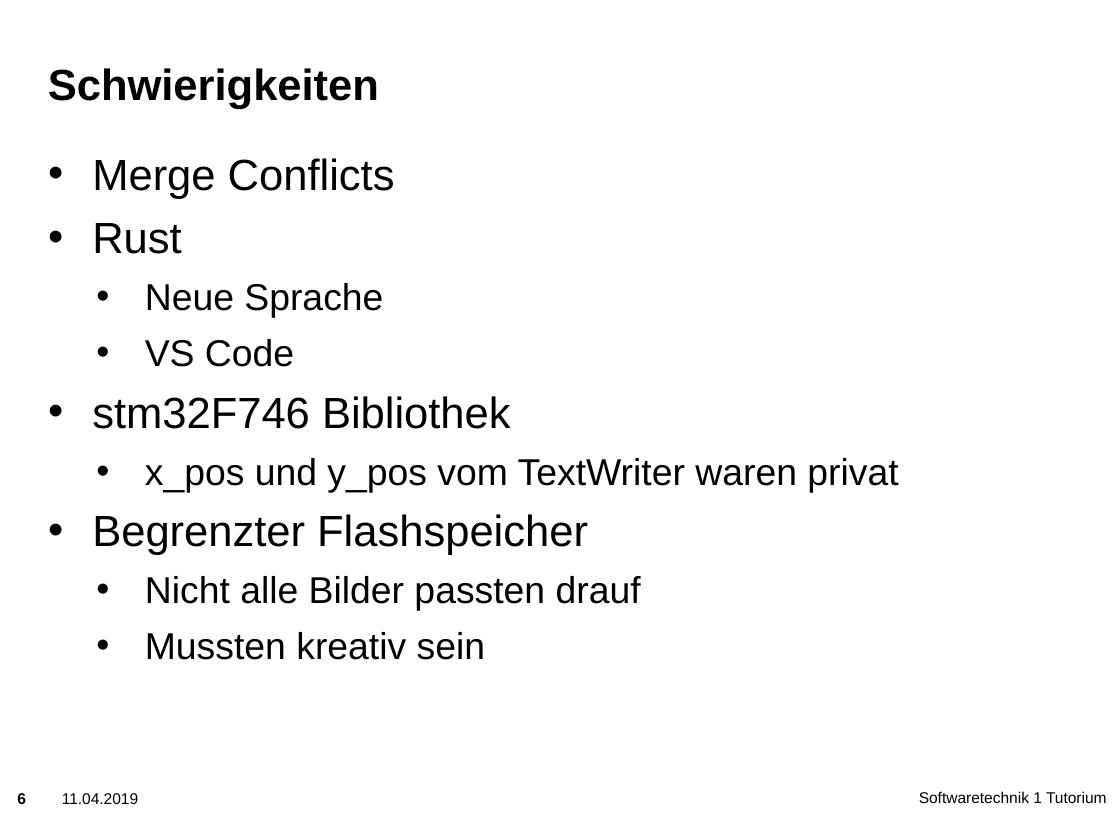
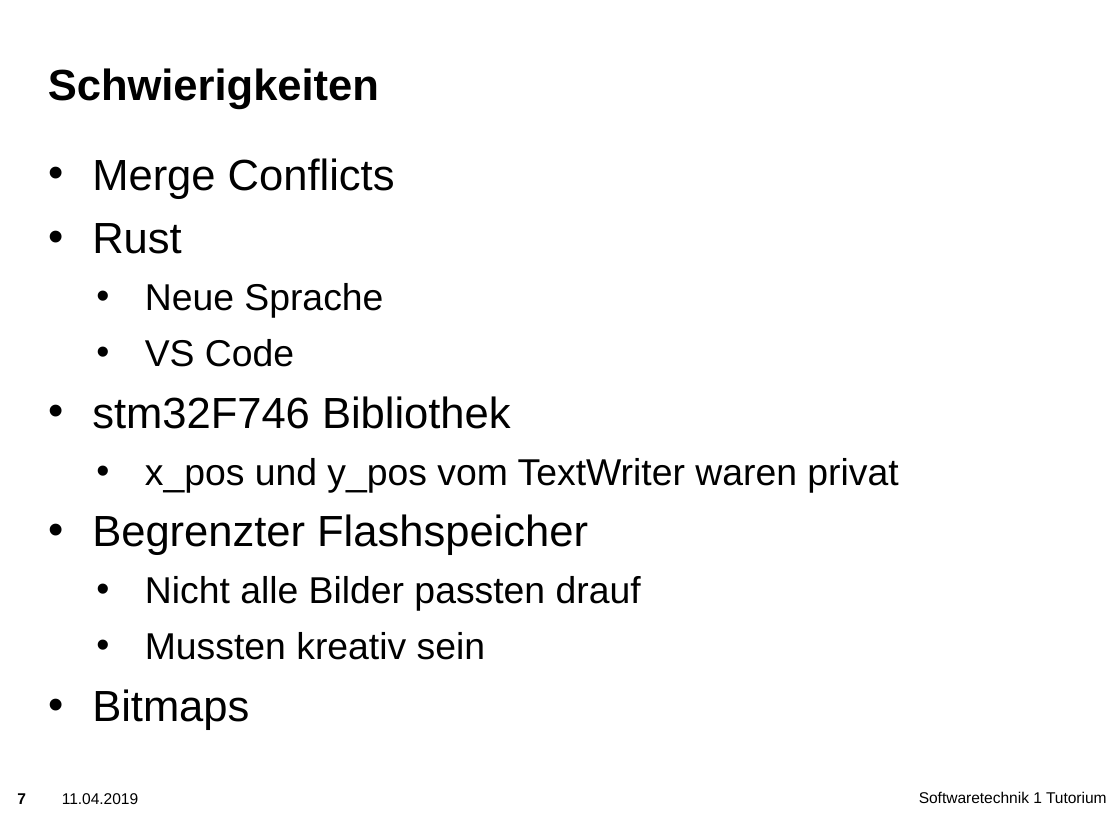
Before and after one commit to zyxsachin/embeddedRust, a slide deck: slide 7 of presentation.pptx (slide 6 before the commit). Drawn at 1120x840 pixels with LibreOffice and Linux fonts; fonts in the diff are those of the drawing; background and template pictures are left out. Boxes give left, top, right and bottom in pixels: in the first picture for what was removed or moved away, otherwise in the second. Text is boxed around its words. In the diff, an @@ line names an element or a change of style, - is before the commit and + after.

Commit message:
Updated presentation

```diff
--- a/presentation.pptx
+++ b/presentation.pptx
@@ text at bbox=[92, 689, 249, 730]: paragraph added @@
+• Bitmaps
@@ page number at bbox=[17, 793, 26, 804]: text changed @@
-6
+7
```
Also in this commit, not shown: 1 other slide changed, 1 slide added, 1 other file.
